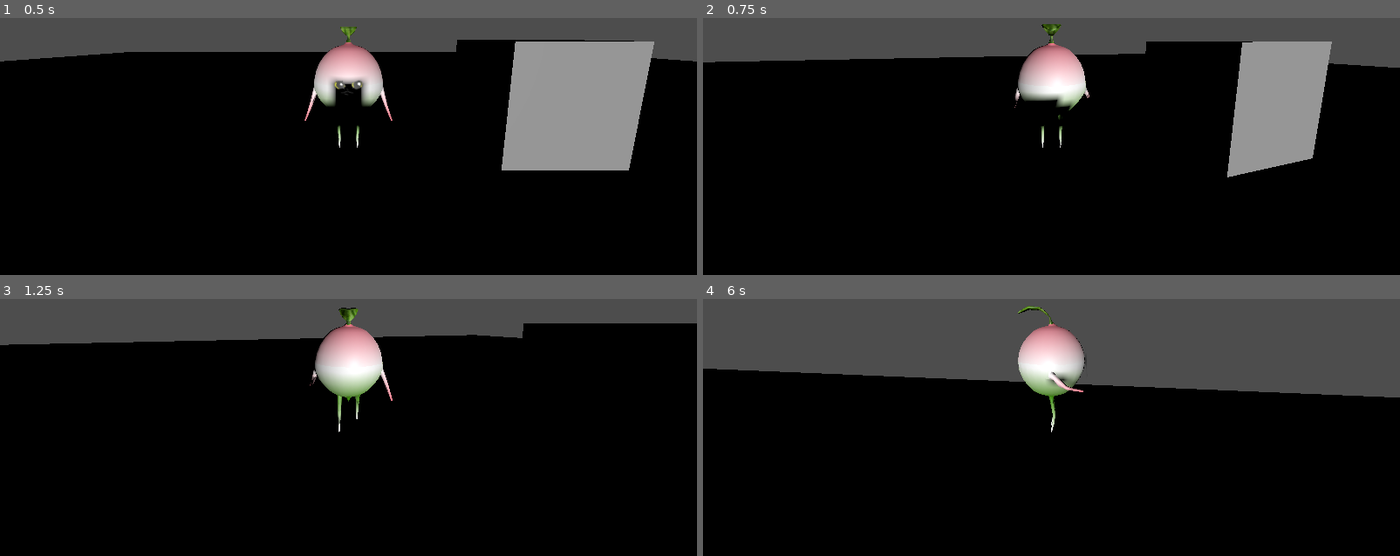
Above: before the commit, frames 1-4 (two rows, left to right).
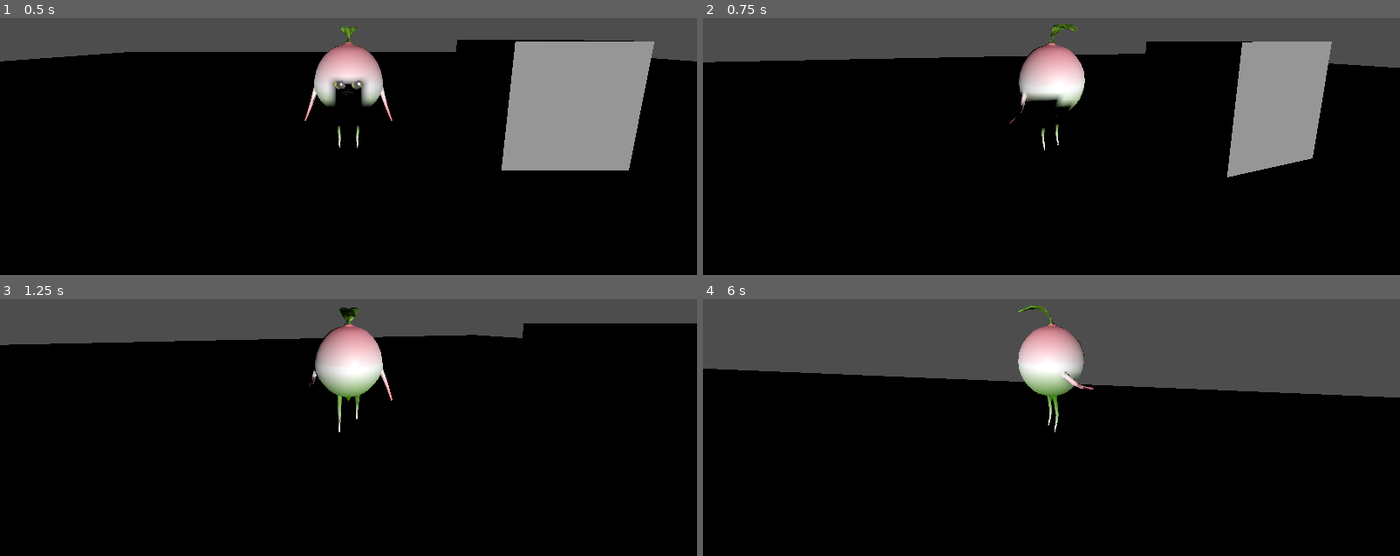
Above: after the commit, the same moments.

Repository: RushMaverick/ggj23
Game: Godot game, scene res://scenes/ground.tscn
Two runs of this game, one before a commit and one after it. Both use one fixed random seed, a clock stepped at 60 frames per second and the inputs below.
Inputs (mouse positions are in pixels of both pictures, inside the frame that each line leads up to):
- Up to frame 1 (0.5 s): no input
- Up to frame 2 (0.75 s): tap Enter at 0.5 s; move the mouse to (1086, 77) at 0.52 s; hold W (forward) from 0.53 s (still down); click (1086, 77) at 0.6 s
- Up to frame 3 (1.25 s): keep holding W (forward)
- Up to frame 4 (6 s): move the mouse to (1016, 363) at 1.27 s; click (1016, 363) at 1.35 s; move the mouse to (1065, 352) at 2.02 s; click (1065, 352) at 2.1 s; move the mouse to (1044, 365) at 2.77 s; click (1044, 365) at 2.85 s; move the mouse to (1100, 365) at 3.52 s; click (1100, 365) at 3.6 s; move the mouse to (995, 355) at 4.27 s; click (995, 355) at 4.35 s; move the mouse to (1058, 360) at 5.02 s; click (1058, 360) at 5.1 s; move the mouse to (1023, 352) at 5.77 s; release W (forward) at 5.78 s; hold D (right) from 5.78 s (still down); click (1023, 352) at 5.85 s

Frame 1 is identical in both runs. In frame 2, 0.4% of the frame differs, in the area x 43-56%, y 2-52%; in frame 3, 0.1%; in frame 4, 0.5%, in the area x 45-57%, y 2-52%.

Commit message:
Added lerp to player rotation

Diff:
--- a/scripts/Player.gd
+++ b/scripts/Player.gd
@@ -14,6 +14,7 @@
 
 func _physics_process(delta):
 	var direction = Vector3.ZERO
+	var target_angle = $Turnip.rotation.y
 	if Input.is_action_just_pressed("attack"):
 		attack()
 	if Input.is_action_pressed("forward"):
@@ -28,13 +29,14 @@
 		direction = direction.normalized()
 		velocity = direction * movement_speed * delta
 		velocity = velocity.rotated(Vector3.UP, rotation.y)
-		$Turnip.rotation.y = atan2(direction.x, direction.z)
+		target_angle = atan2(direction.x, direction.z)
 		rotation.y = yaw
 		move_and_slide()
 		if $AnimationPlayer.current_animation != "Attack":
 			$AnimationPlayer.play("Run")
 	elif $AnimationPlayer.current_animation != "Attack":
 		$AnimationPlayer.play("Idle")
+	$Turnip.rotation.y = lerp_angle($Turnip.rotation.y, target_angle, delta * 7)
 
 func attack():
 	$AnimationPlayer.play("Attack")
